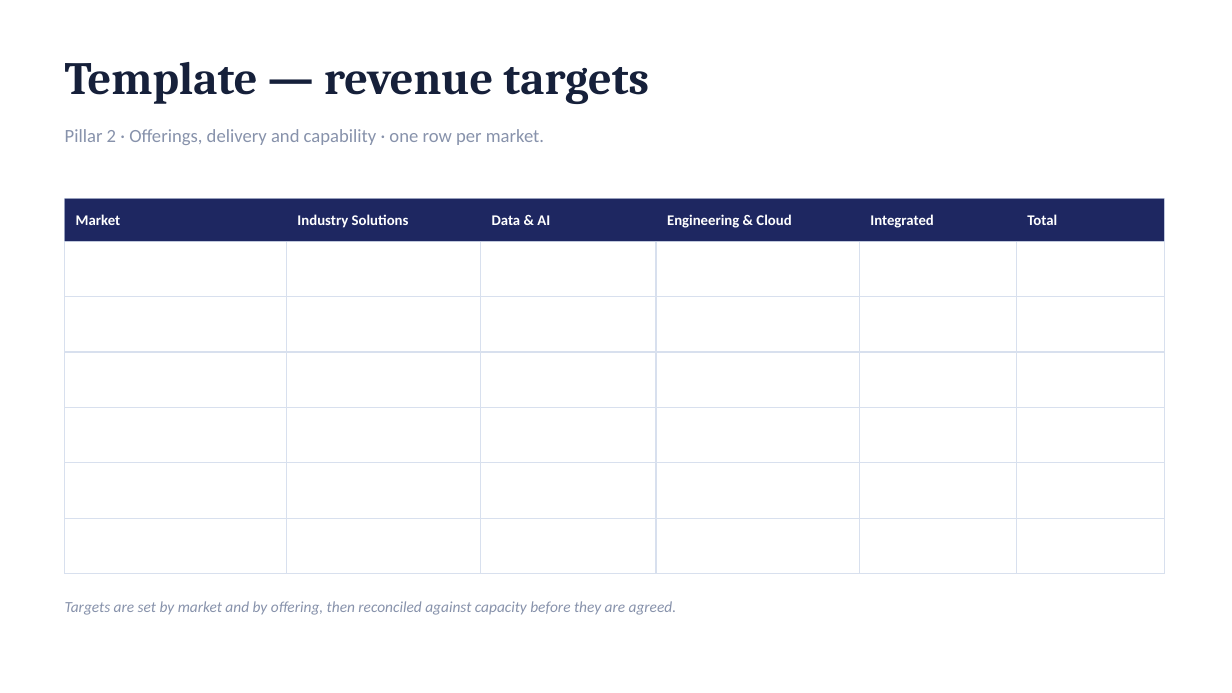
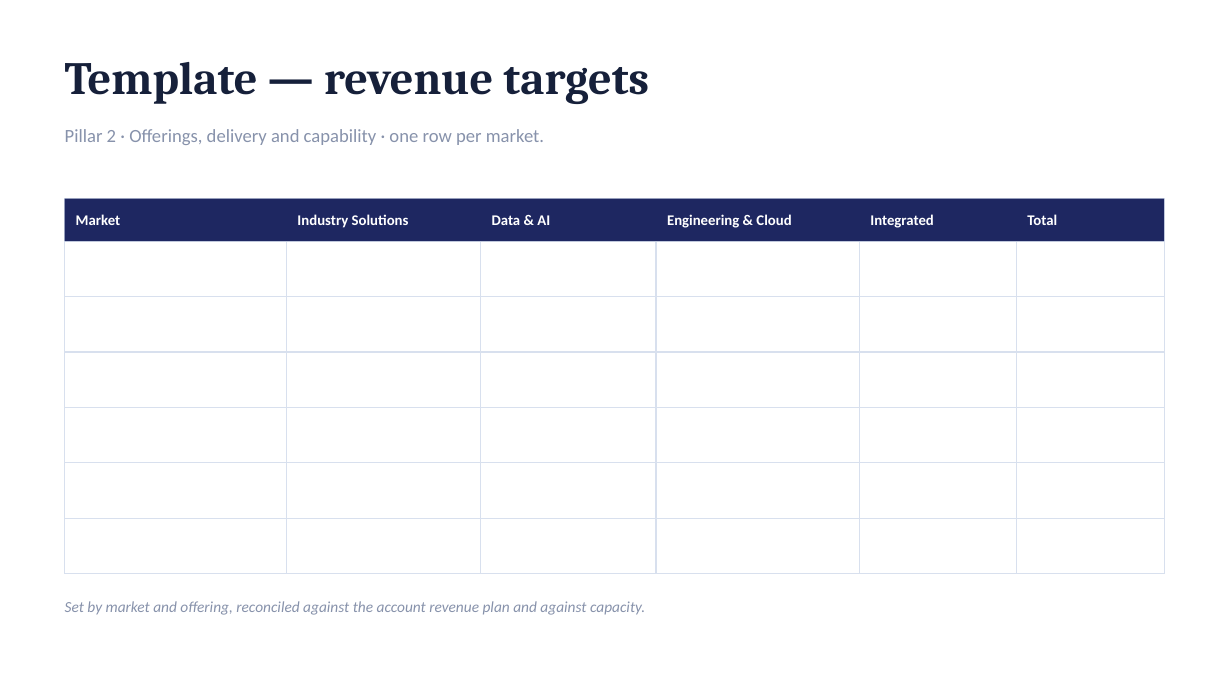
Before and after one commit to dhajjar-cyber/bae, a slide deck: slide 24 of FSI strategy/EAIND-FSI-Strategy-Development-Plan.pptx (slide 23 before the commit). Drawn at 1232x693 pixels with LibreOffice and Linux fonts; fonts in the diff are those of the drawing. Boxes give left, top, right and bottom in pixels: in the first picture for what was removed or moved away, otherwise in the second. Text is boxed around its words. In the diff, an @@ line names an element or a change of style, - is before the commit and + after.

```diff
--- a/FSI strategy/EAIND-FSI-Strategy-Development-Plan.pptx
+++ b/FSI strategy/EAIND-FSI-Strategy-Development-Plan.pptx
@@ text at (65, 601, 645, 615): text changed @@
-Targets are set by market and by offering, then reconciled against capacity before they are agreed.
+Set by market and offering, reconciled against the account revenue plan and against capacity.
```
Also in this commit, not shown: 7 other slides changed, 1 slide added, 2 other files.
